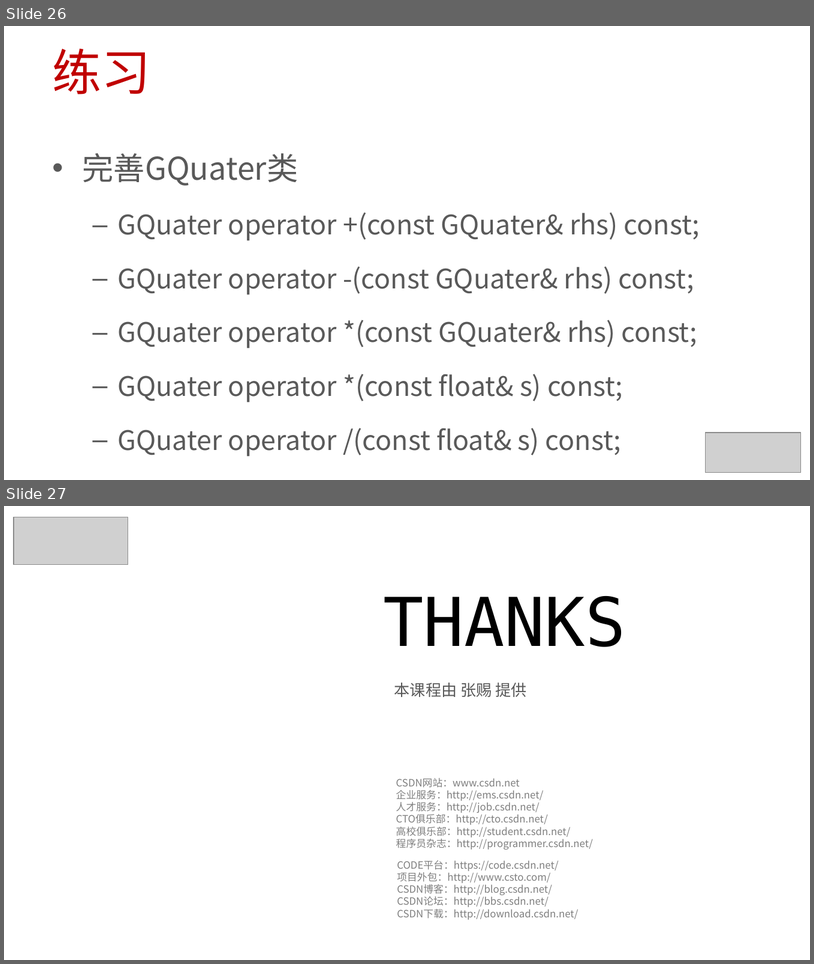
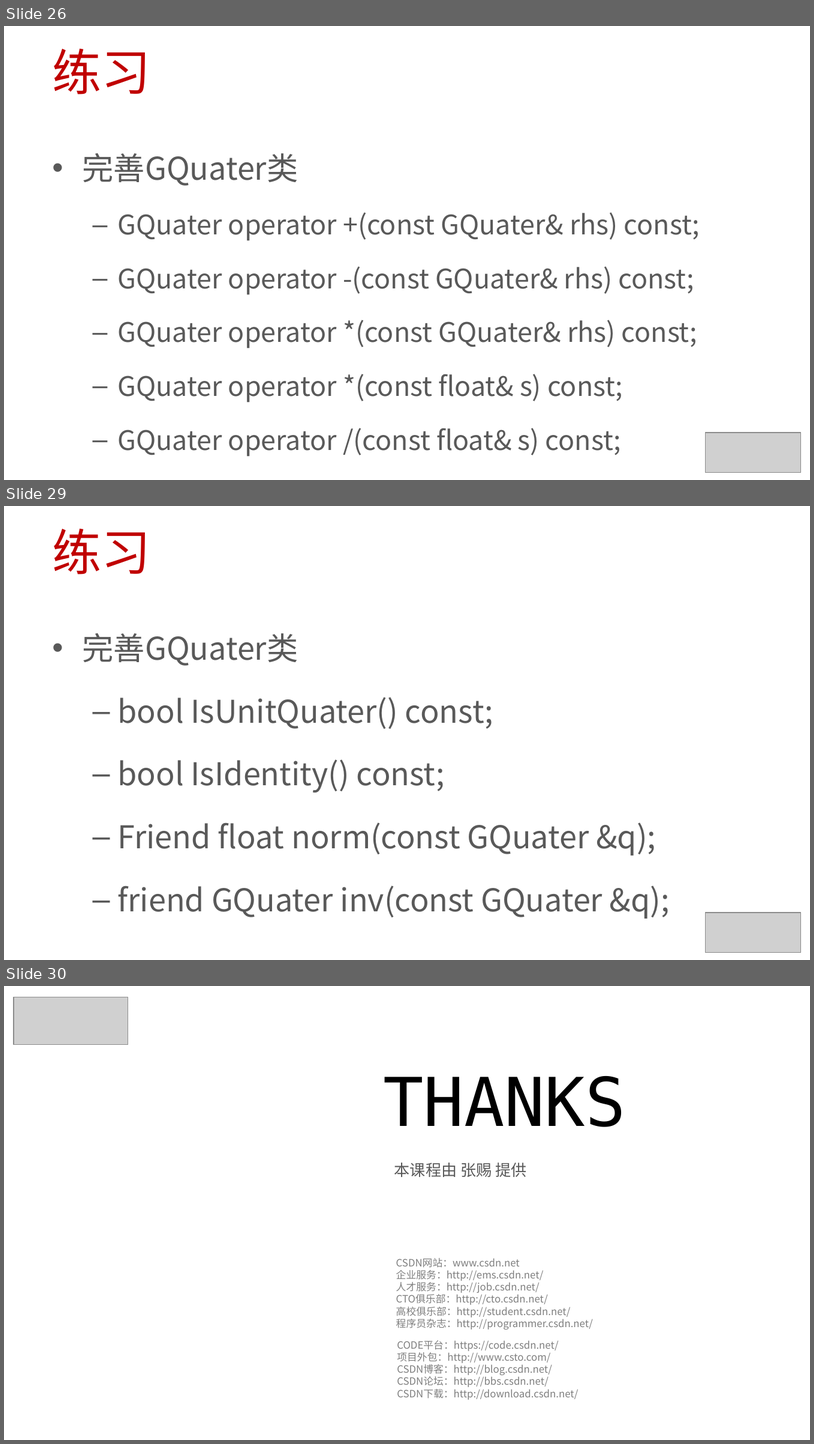
Before and after one commit to 0000duck/ComputerGraphicsBasics, a slide deck: PPT/C++练习.pptx. Shown one above the other, each under a label of ours: slides 26 and 27 before the commit, slides 26, 29 and 30 after it; the slides between them are not shown. The pictures are 814x964 and 814x1444 pixels, drawn with LibreOffice and Linux fonts; fonts in the diff are those of the drawing; grey boxes stand for pictures; background and template pictures are left out. Boxes give left, top, right and bottom in pixels: in the first picture for what was removed or moved away, otherwise in the second. Text is boxed around its words. In the diff, an @@ line names an element or a change of style, - is before the commit and + after.

```diff
--- a/PPT/C++练习.pptx
+++ b/PPT/C++练习.pptx
@@ slide 29 added at [4,506,810,960], background #FFFFFF @@
@@ title added at [53,528,151,574], 44 pt, text #C00000 @@
+练习
@@ text added at [83,633,670,918], 28 pt, text #595959 @@
+• 完善GQuater类
+  – bool IsUnitQuater() const;
+  – bool IsIdentity() const;
+  – Friend float norm(const GQuater &q);
+  – friend GQuater inv(const GQuater &q);
@@ picture added at [705,912,801,952] @@
@@ what was slide 27 is now slide 30 @@
```
Also in this commit, not shown: 2 other slides added.
